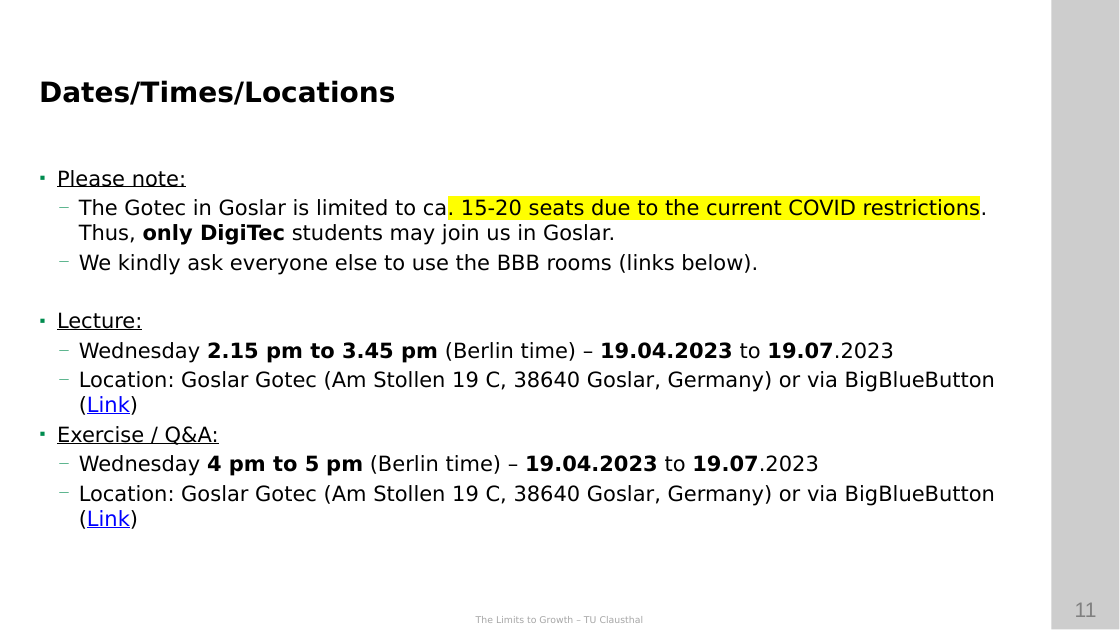
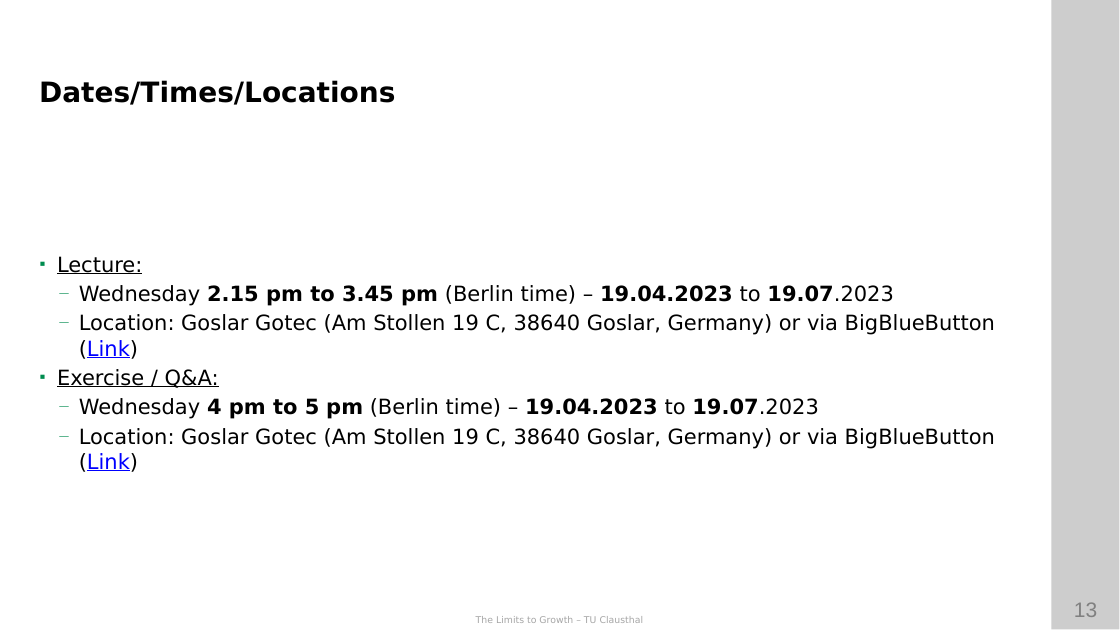
Before and after one commit to ETCE-LAB/teaching-material, a slide deck: slide 13 of The-Limits-to-Growth/LTG-L00-Organization.pptx (slide 11 before the commit). Drawn at 1120x630 pixels with LibreOffice and Linux fonts; fonts in the diff are those of the drawing; background and template pictures are left out. Boxes give left, top, right and bottom in pixels: in the first picture for what was removed or moved away, otherwise in the second. Text is boxed around its words. In the diff, an @@ line names an element or a change of style, - is before the commit and + after.

```diff
--- a/The-Limits-to-Growth/LTG-L00-Organization.pptx
+++ b/The-Limits-to-Growth/LTG-L00-Organization.pptx
@@ text at (57,170,988,275): paragraphs removed @@
-▪ Please note:
-  — The Gotec in Goslar is limited to ca. 15-20 seats due to the current COVID restrictions. Thus, only DigiTec students may join us in Goslar.
-  — We kindly ask everyone else to use the BBB rooms (links below).
@@ page number at (1074,602,1097,617): text changed @@
-11
+13
```
Also in this commit, not shown: 5 other slides changed, 2 slides added, 1 slide removed, 2 other files.
